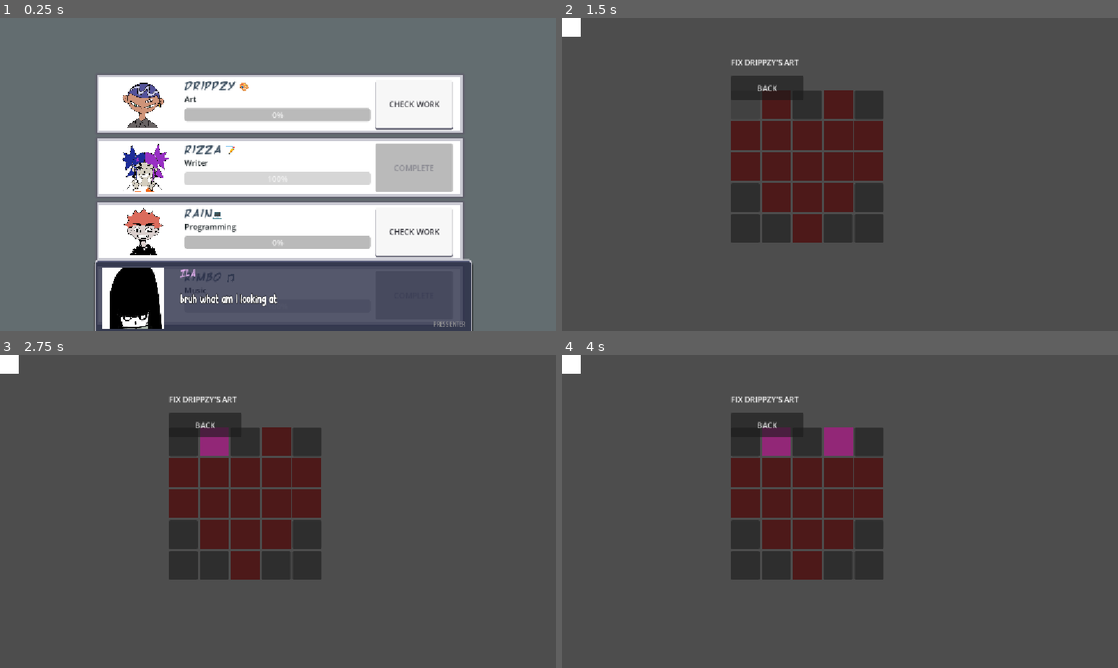
Above: before the commit, frames 1-4 (two rows, left to right).
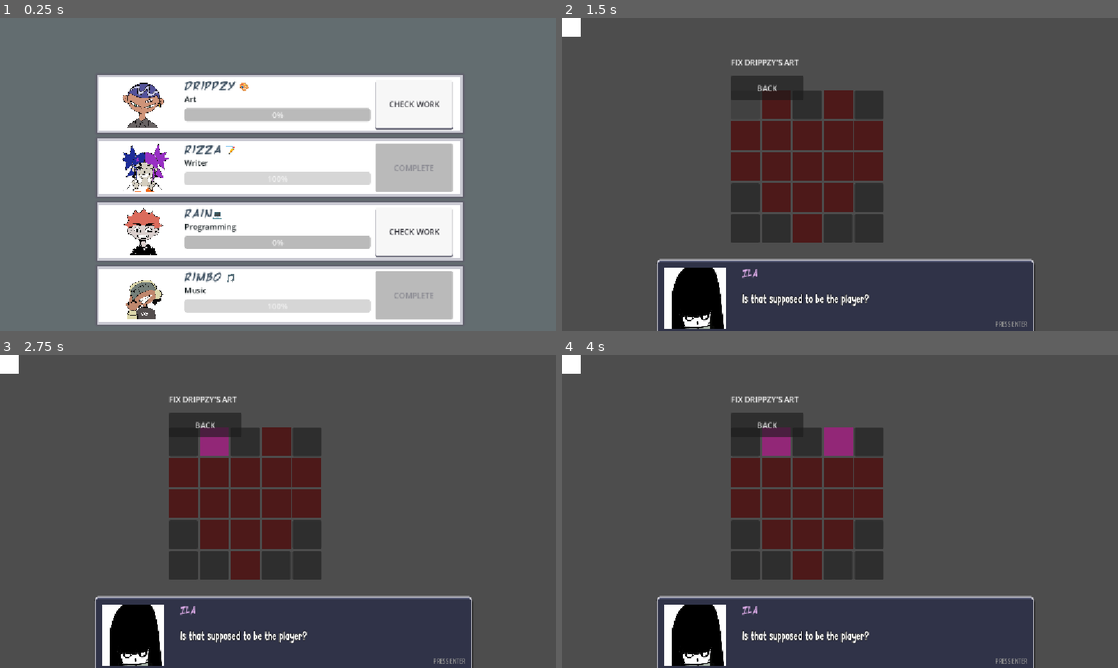
Above: after the commit, the same moments.

Repository: aadhyap/soloDev
Game: Godot game, scene res://dashboard.tscn
Same seed, same stepped clock (60 frames per second), same inputs: the game is played once before the commit and once after it. Sound files missing from this copy of the repository are replaced by a short silence.
Inputs (mouse positions are in pixels of both pictures, inside the frame that each line leads up to):
- Up to frame 1 (0.25 s): no input
- Up to frame 2 (1.5 s): click "CHECK WORK" at 0.5 s; click (745, 105) at 1.27 s
- Up to frame 3 (2.75 s): click (216, 442) at 2.02 s
- Up to frame 4 (4 s): click (806, 442) at 2.77 s; click (840, 442) at 3.52 s

The runs differ from the first frame. In frame 1, 14% of the frame differs, in the area x 17-86%, y 76-100%; in frame 2, 16%; in frame 3, 16%; in frame 4, 16%.

Commit message:
Dialog when you first open

Diff:
--- a/dashboardUI/DialogueSystem/dialog_box.gd
+++ b/dashboardUI/DialogueSystem/dialog_box.gd
@@ -16,7 +16,7 @@
 @onready var continue_label: Label = \
 	$MarginContainer/HBoxContainer/TextColumn/ContinueLabel
 
-@export var ila_portrait: Texture2D
+const ila_portrait: Texture2D = preload("res://assets/profile_pics/ila.png")
 
 
 var lines: Array = []
@@ -25,7 +25,7 @@
 
 
 func _ready() -> void:
-	start(test_dialogue_id)
+	hide()
 
 
 func start(dialogue_id: String) -> void:
@@ -63,7 +63,7 @@
 		return ila_portrait
 
 	for member in GameState.team_members:
-		if member.id == speaker_name.to_lower():
+		if member.display_name.to_lower() == speaker_name.to_lower():
 			return member.profile_picture
 
 	return null
--- a/dashboardUI/DialogueSystem/dialogue/dialogue.json
+++ b/dashboardUI/DialogueSystem/dialogue/dialogue.json
@@ -5,35 +5,19 @@
 	  "text": "bruh what am I looking at"
 	},
 	{
-	  "speaker": "Rizza",
+	  "speaker": "Risa",
 	  "text": "Uhh... so this is all I got for the story."
-	},
-	{
-	  "speaker": "Ila",
-	  "text": "You wrote 'The.'"
-	},
-	{
-	  "speaker": "Rizza",
-	  "text": "I was getting there."
 	}
   ],
 
   "drippzy_first_check": [
 	{
-	  "speaker": "Ashi",
-	  "text": "Is that the character?"
+	  "speaker": "Ila",
+	  "text": "Is that supposed to be the player?"
 	},
 	{
 	  "speaker": "Drippzy",
 	  "text": "Yeah."
-	},
-	{
-	  "speaker": "Ashi",
-	  "text": "It's a stick figure."
-	},
-	{
-	  "speaker": "Drippzy",
-	  "text": "It's concept art."
 	}
   ]
 }
--- a/dashboardUI/DialogueSystem/dialogue_box.tscn
+++ b/dashboardUI/DialogueSystem/dialogue_box.tscn
@@ -1,7 +1,6 @@
 [gd_scene format=3 uid="uid://1m66htvxa4i0"]
 
 [ext_resource type="Script" uid="uid://eehqod36o3j4" path="res://dashboardUI/DialogueSystem/dialog_box.gd" id="1_0e2x4"]
-[ext_resource type="Texture2D" uid="uid://b4rp18pw2u5e2" path="res://assets/profile_pics/ila.png" id="2_i5slu"]
 [ext_resource type="FontFile" uid="uid://dp11wwd8sqwid" path="res://fonts/manga_temple/mangatb.ttf" id="3_etwnq"]
 [ext_resource type="FontFile" uid="uid://dhdehw4c3i2ux" path="res://fonts/hey_comic/Hey Comic.otf" id="4_w8g7w"]
 
@@ -22,7 +21,7 @@
 
 [node name="DialogueUI" type="CanvasLayer" unique_id=38181865]
 
-[node name="DialogBox" type="PanelContainer" parent="." unique_id=1178802324]
+[node name="DialogBox" type="PanelContainer" parent="." unique_id=1178802324 groups=["dialogue_box"]]
 custom_minimum_size = Vector2(1200, 170)
 offset_left = 196.0
 offset_top = 500.0
@@ -31,7 +30,6 @@
 scale = Vector2(0.65196556, 0.9474996)
 theme_override_styles/panel = SubResource("StyleBoxFlat_i5slu")
 script = ExtResource("1_0e2x4")
-ila_portrait = ExtResource("2_i5slu")
 
 [node name="MarginContainer" type="MarginContainer" parent="DialogBox" unique_id=1049442398]
 layout_mode = 2
--- a/dashboardUI/team_member_card.gd
+++ b/dashboardUI/team_member_card.gd
@@ -47,7 +47,25 @@
 		open_button.disabled = true
 
 
+func open_task(task: GameTask) -> void:
+	match task.role_name:
+		"Art":
+			get_tree().change_scene_to_file(
+				"res://minigames/art_minigame.tscn"
+			)
 
+		"Writing":
+			get_tree().change_scene_to_file(
+				"res://minigames/writing_minigame.tscn"
+			)
+
+		"Programming":
+			get_tree().change_scene_to_file(
+				"res://minigames/programming_minigame.tscn"
+			)
+		"Music":
+			# replace with your actual scene path later
+			print("Music minigame not added yet")
 
 func _on_open_button_pressed():
 	if member == null:
@@ -63,18 +81,12 @@
 
 	GameState.current_task = task
 
-	match task.role_name:
-		"Art":
-			get_tree().change_scene_to_file(
-				"res://minigames/art_minigame.tscn"
-			)
+	var dialogue_id = member.id + "_first_check"
 
-		"Writing":
-			get_tree().change_scene_to_file(
-				"res://minigames/writing_minigame.tscn"
-			)
+	# Tell the NEXT scene that it should show this dialogue.
+	if not GameState.has_seen_dialogue(dialogue_id):
+		GameState.pending_dialogue = dialogue_id
+	else:
+		GameState.pending_dialogue = ""
 
-		"Programming":
-			get_tree().change_scene_to_file(
-				"res://minigames/programming_minigame.tscn"
-			)
+	open_task(task)
--- a/game_state.gd
+++ b/game_state.gd
@@ -17,6 +17,16 @@
 
 var current_task: GameTask = null
 var last_helped_member_id: String = ""
+var pending_dialogue: String = ""
+var seen_dialogues: Dictionary = {}
+
+
+func has_seen_dialogue(dialogue_id: String) -> bool:
+	return seen_dialogues.get(dialogue_id, false)
+
+
+func mark_dialogue_seen(dialogue_id: String) -> void:
+	seen_dialogues[dialogue_id] = true
 
 
 func get_next_task_for_member(member_id: String) -> GameTask:
--- a/minigames/art/art_minigame.gd
+++ b/minigames/art/art_minigame.gd
@@ -11,6 +11,13 @@
 
 
 func _ready():
+	print("CURRENT TASK: ", GameState.current_task)
+	print("PENDING DIALOGUE: '", GameState.pending_dialogue, "'")
+	print("SEEN DIALOGUES: ", GameState.seen_dialogues)
+
+	if GameState.current_task == null:
+		print("NO CURRENT TASK")
+		return
 	if GameState.current_task == null:
 		print("NO CURRENT TASK")
 		return
@@ -28,6 +35,19 @@
 	grid.columns = grid_width
 
 	create_pixel_grid()
+
+	if GameState.pending_dialogue != "":
+		prints("get here")
+		var dialogue_box = get_tree().get_first_node_in_group("dialogue_box")
+
+		if dialogue_box:
+			prints("get here PLZ")
+			var dialogue_id = GameState.pending_dialogue
+
+			GameState.pending_dialogue = ""
+			GameState.mark_dialogue_seen(dialogue_id)
+
+			dialogue_box.start(dialogue_id)
 
 
 func create_pixel_grid():
--- a/minigames/art_minigame.tscn
+++ b/minigames/art_minigame.tscn
@@ -1,6 +1,7 @@
 [gd_scene format=3 uid="uid://c51i46p75c788"]
 
 [ext_resource type="Script" uid="uid://bqmi88655pwan" path="res://minigames/art/art_minigame.gd" id="1_usxal"]
+[ext_resource type="PackedScene" uid="uid://1m66htvxa4i0" path="res://dashboardUI/DialogueSystem/dialogue_box.tscn" id="2_d1sqi"]
 
 [node name="ArtMinigame" type="Control" unique_id=1680931956]
 layout_mode = 3
@@ -40,4 +41,6 @@
 offset_bottom = 170.0
 text = "BACK"
 
+[node name="DialogueUI" parent="." unique_id=38181865 instance=ExtResource("2_d1sqi")]
+
 [connection signal="pressed" from="BackButton" to="." method="_on_back_button_pressed"]
